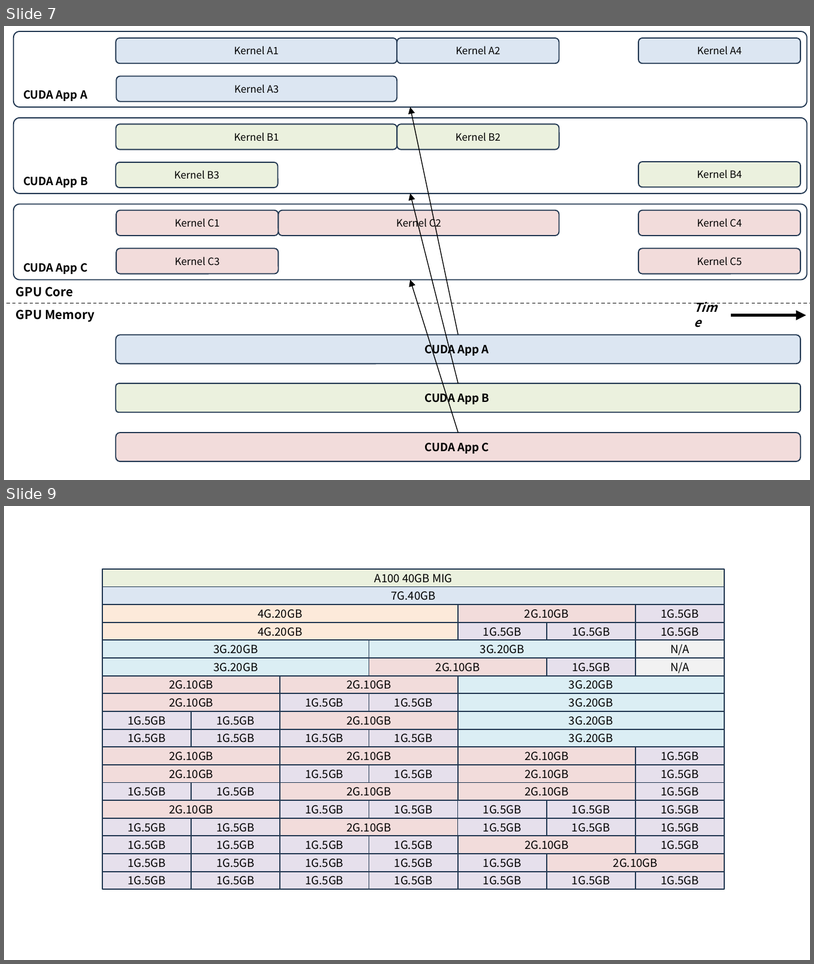
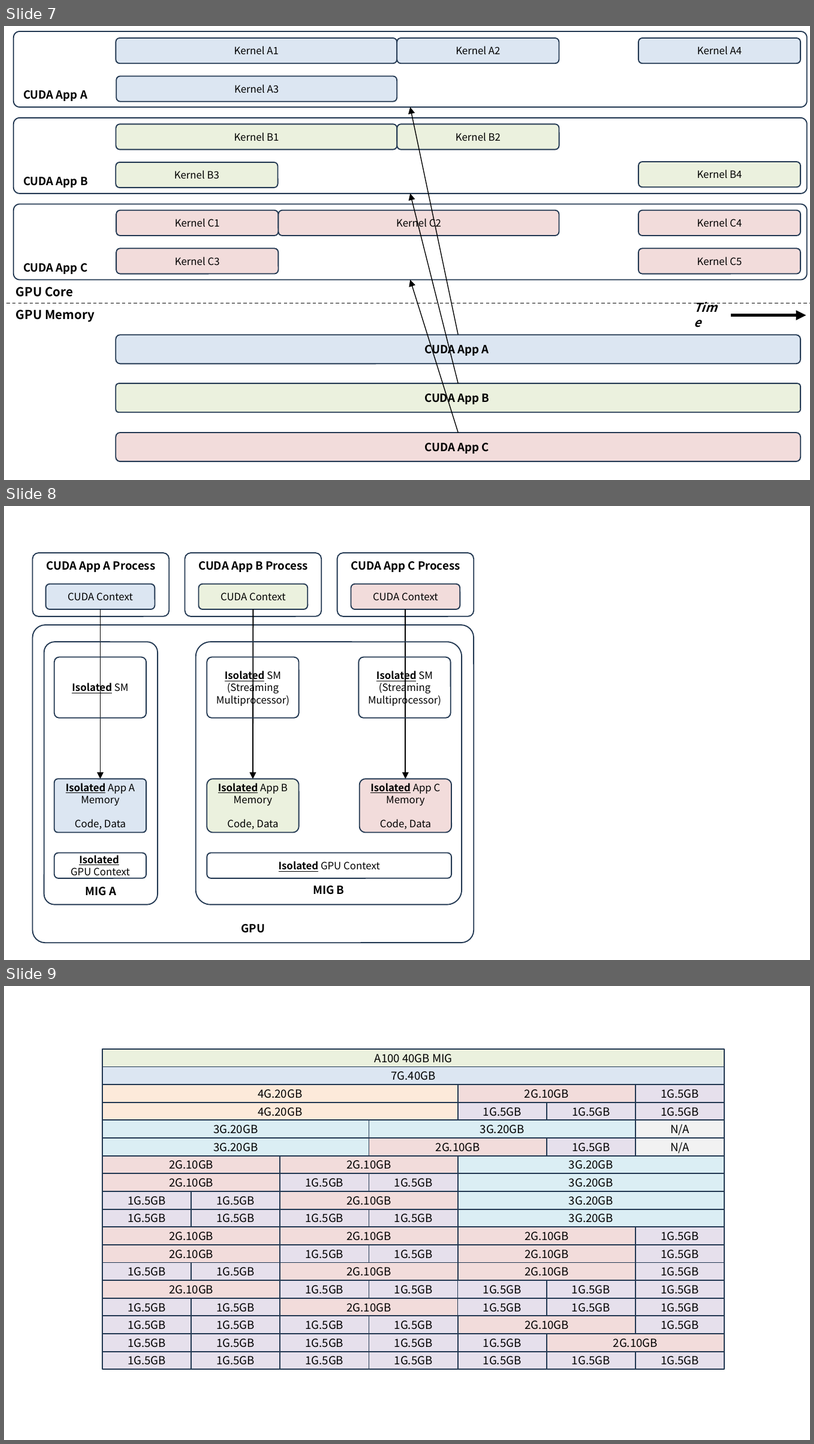
Before and after one commit to ssup2/blog-software, a slide deck: content/docs/theory-analysis/nvidia-gpu-sharing/images/images.pptx. Shown one above the other, each under a label of ours: slides 7 and 9 before the commit, slides 7, 8 and 9 after it; the slides between them are not shown. The pictures are 814x964 and 814x1444 pixels, drawn with LibreOffice and Linux fonts; fonts in the diff are those of the drawing. Boxes give left, top, right and bottom in pixels: in the first picture for what was removed or moved away, otherwise in the second. Text is boxed around its words. In the diff, an @@ line names an element or a change of style, - is before the commit and + after.

```diff
--- a/content/docs/theory-analysis/nvidia-gpu-sharing/images/images.pptx
+++ b/content/docs/theory-analysis/nvidia-gpu-sharing/images/images.pptx
@@ slide 8 added at (4, 506, 810, 960), background #FFFFFF @@
@@ text added at (44, 506, 770, 516), 44 pt, text #000000 @@
+MIG
@@ rounded rectangle added at (32, 553, 168, 616), outline #233953 1 pt, 10 pt, text #000000, bold @@
+CUDA App A Process
@@ rounded rectangle added at (185, 553, 321, 616), outline #233953 1 pt, 10 pt, text #000000, bold @@
+CUDA App B Process
@@ rounded rectangle added at (337, 553, 473, 616), outline #233953 1 pt, 10 pt, text #000000, bold @@
+CUDA App C Process
@@ rounded rectangle added at (46, 584, 155, 609), fill #DCE6F2, outline #233953 1 pt, 9 pt, text #000000 @@
+CUDA Context
@@ rounded rectangle added at (198, 584, 307, 609), fill #EBF1DE, outline #233953 1 pt, 9 pt, text #000000 @@
+CUDA Context
@@ rounded rectangle added at (351, 584, 459, 609), fill #F2DCDB, outline #233953 1 pt, 9 pt, text #000000 @@
+CUDA Context
@@ arrow added from (100, 609) to (100, 778), #000000 1 pt @@
@@ arrow added from (253, 609) to (253, 778), #000000 1 pt @@
@@ arrow added from (405, 609) to (405, 778), #000000 1 pt @@
@@ rounded rectangle added at (32, 625, 473, 942), outline #233953 1 pt, 10 pt, text #000000, bold @@
+GPU
@@ rounded rectangle added at (44, 642, 158, 904), outline #233953 1 pt, 10 pt, text #000000, bold @@
+MIG A
@@ rounded rectangle added at (196, 642, 462, 904), outline #233953 1 pt, 10 pt, text #000000, bold @@
+MIG B
@@ rounded rectangle added at (54, 657, 146, 717), outline #233953 1 pt, 9 pt, text #000000, bold, underline @@
+Isolated SM
@@ rounded rectangle added at (207, 657, 299, 717), outline #233953 1 pt, 9 pt, text #000000 @@
+Isolated SM (Streaming Multiprocessor)
@@ rounded rectangle added at (359, 657, 451, 717), outline #233953 1 pt, 9 pt, text #000000 @@
+Isolated SM (Streaming Multiprocessor)
@@ rounded rectangle added at (54, 778, 146, 832), fill #DCE6F2, outline #233953 1 pt, 9 pt, text #000000 @@
+Isolated App A
+Memory
+Code, Data
@@ rounded rectangle added at (207, 778, 299, 832), fill #EBF1DE, outline #233953 1 pt, 9 pt, text #000000 @@
+Isolated App B
+Memory
+Code, Data
@@ rounded rectangle added at (360, 778, 452, 832), fill #F2DCDB, outline #233953 1 pt, 9 pt, text #000000 @@
+Isolated App C
+Memory
+Code, Data
@@ rounded rectangle added at (54, 853, 146, 878), outline #233953 1 pt, 9 pt, text #000000 @@
+Isolated
+GPU Context
@@ rounded rectangle added at (207, 853, 452, 878), outline #233953 1 pt, 9 pt, text #000000 @@
+Isolated GPU Context
```
Also in this commit, not shown: 1 slide changed, 3 other slides added.
